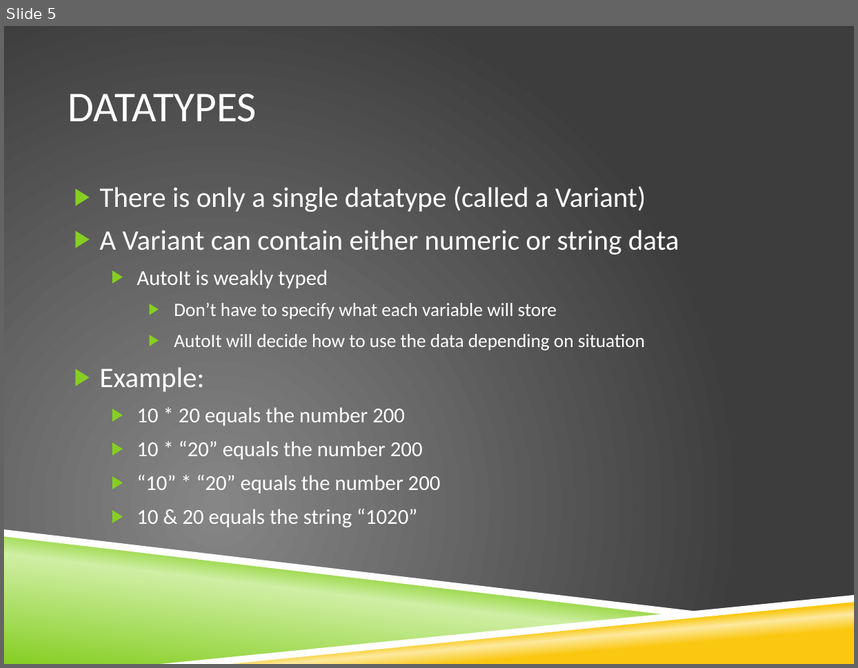
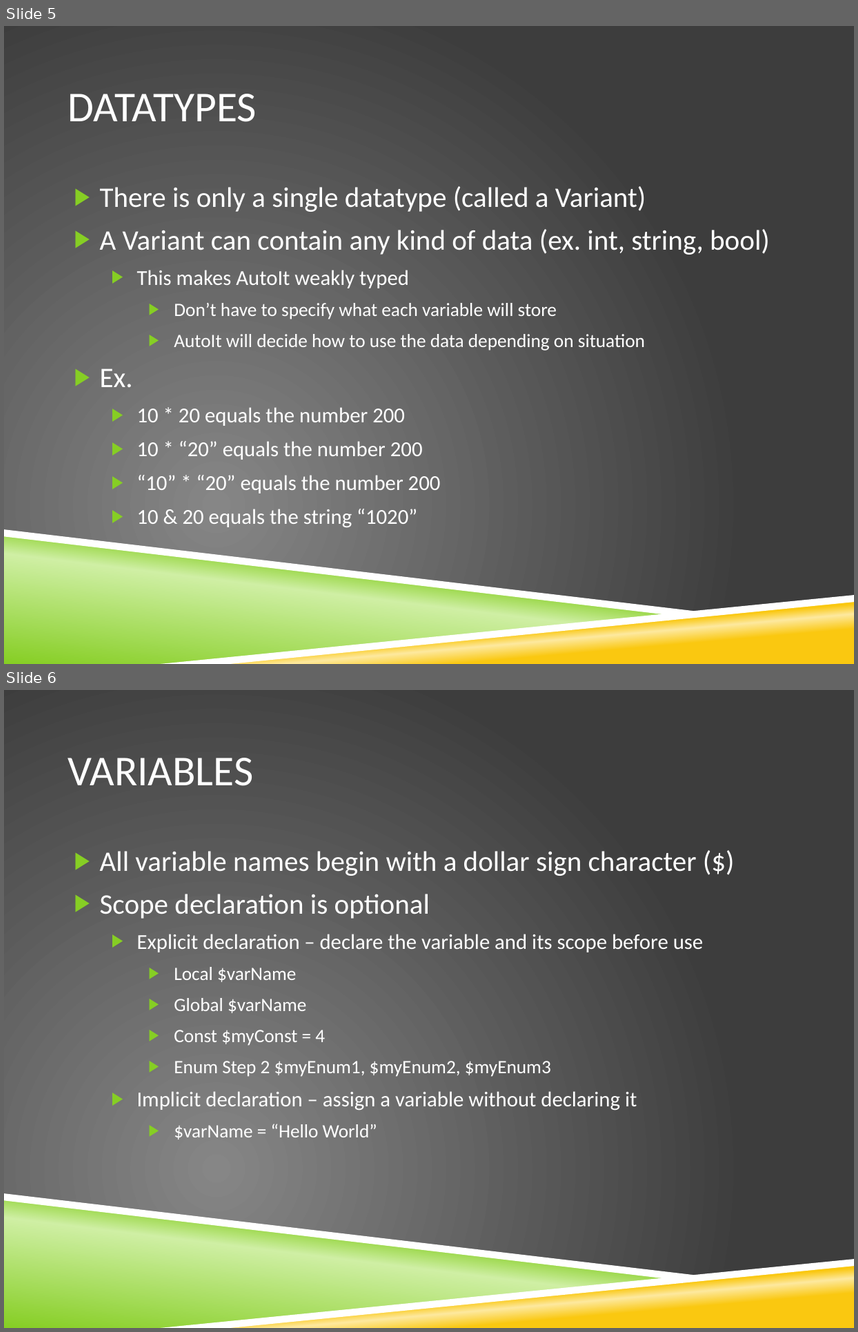
Before and after one commit to krobison/csci400_project, a slide deck: LanguageExplore.pptx. Shown one above the other, each under a label of ours: slide 5 before the commit, slides 5 and 6 after it. The pictures are 858x668 and 858x1332 pixels, drawn with LibreOffice and Linux fonts; fonts in the diff are those of the drawing; background and template pictures are left out. Boxes give left, top, right and bottom in pixels: in the first picture for what was removed or moved away, otherwise in the second. Text is boxed around its words. In the diff, an @@ line names an element or a change of style, - is before the commit and + after.

```diff
--- a/LanguageExplore.pptx
+++ b/LanguageExplore.pptx
@@ slide 6 added at bbox=[4, 690, 854, 1328], background picture (left out); not listed: 4 template elements that a slide beside it also shows @@
@@ title added at bbox=[67, 758, 253, 786], 36 pt, text #FFFFFF @@
+VARIABLES
@@ text added at bbox=[100, 851, 704, 1139], 18 pt, text #FFFFFF @@
+▶ All variable names begin with a dollar sign character ($)
+▶ Scope declaration is optional
+  ▶ Explicit declaration – declare the variable and its scope before use
+    ▶ Local $varName
+    ▶ Global $varName
+    ▶ Const $myConst = 4
+    ▶ Enum Step 2 $myEnum1, $myEnum2, $myEnum3
+  ▶ Implicit declaration – assign a variable without declaring it
+    ▶ $varName = “Hello World”
@@ slide 5 changed as well @@
@@ text at bbox=[100, 229, 770, 288]: text changed @@
-▶ A Variant can contain either numeric or string data
-  ▶ AutoIt is weakly typed
+▶ A Variant can contain any kind of data (ex. int, string, bool)
+  ▶ This makes AutoIt weakly typed
@@ text at bbox=[100, 368, 133, 387]: text changed @@
-▶ Example:
+▶ Ex.
```
Also in this commit, not shown: 4 other slides changed, 2 other slides added.
